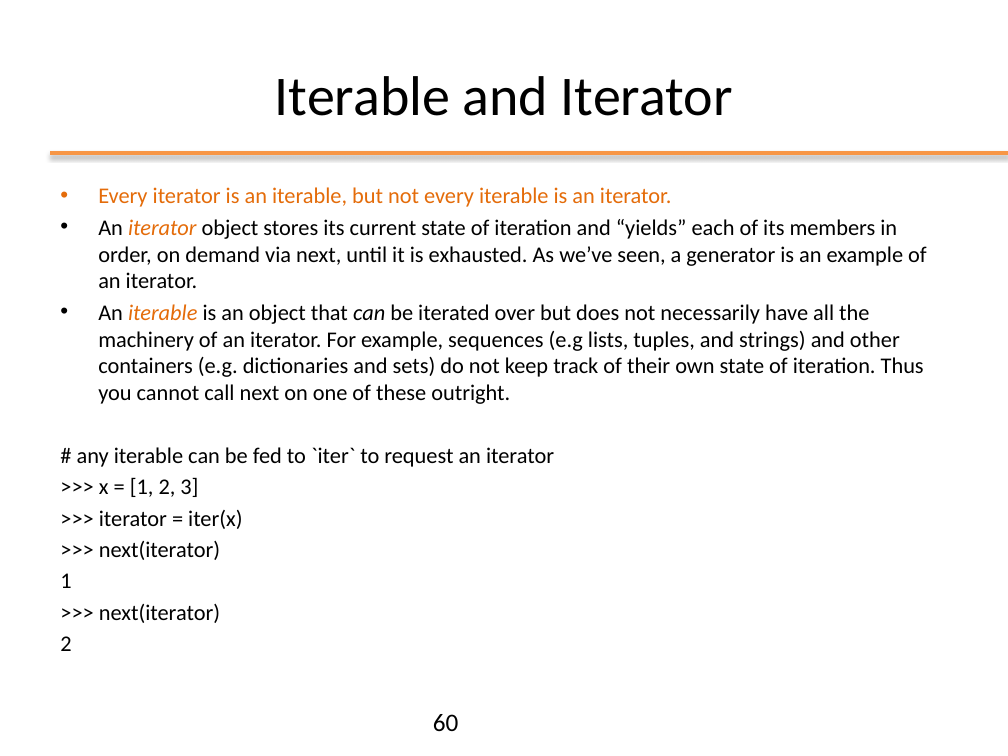
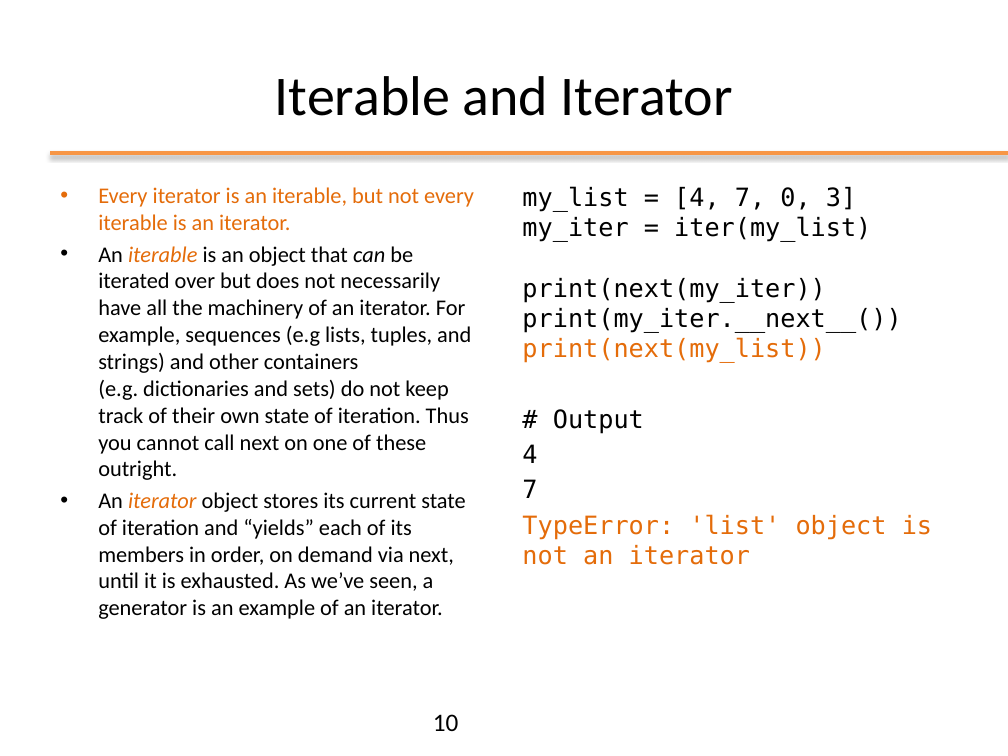
Before and after one commit to nbicocchi/ooprogramming, a slide deck: slide 10 of slides/python/ppt/02 - Data Structures.pptx (slide 60 before the commit). Drawn at 1008x756 pixels with LibreOffice and Linux fonts; fonts in the diff are those of the drawing. Boxes give left, top, right and bottom in pixels: in the first picture for what was removed or moved away, otherwise in the second. Text is boxed around its words. In the diff, an @@ line names an element or a change of style, - is before the commit and + after.

```diff
--- a/slides/python/ppt/02 - Data Structures.pptx
+++ b/slides/python/ppt/02 - Data Structures.pptx
@@ text added at box(522, 186, 932, 565), 18 pt, text #000000 @@
+my_list = [4, 7, 0, 3]
+my_iter = iter(my_list)
+print(next(my_iter))
+print(my_iter.__next__())
+print(next(my_list))
+# Output
+4
+7
+TypeError: 'list' object is not an iterator
@@ text at box(98, 246, 471, 480): paragraph added @@
+• An iterable is an object that can be iterated over but does not necessarily have all the machinery of an iterator. For example, sequences (e.g lists, tuples, and strings) and other containers (e.g. dictionaries and sets) do not keep track of their own state of iteration. Thus you cannot call next on one of these outright.
@@ text at box(60, 304, 924, 651): paragraphs removed @@
-• An iterable is an object that can be iterated over but does not necessarily have all the machinery of an iterator. For example, sequences (e.g lists, tuples, and strings) and other containers (e.g. dictionaries and sets) do not keep track of their own state of iteration. Thus you cannot call next on one of these outright.
-# any iterable can be fed to `iter` to request an iterator
->>> x = [1, 2, 3]
->>> iterator = iter(x)
->>> next(iterator)
-1
->>> next(iterator)
-2
@@ page number at box(433, 714, 459, 731): text changed @@
-60
+10
```
Also in this commit, not shown: 12 other slides changed, 5 slides added, 4 slides removed, 3 other files.
